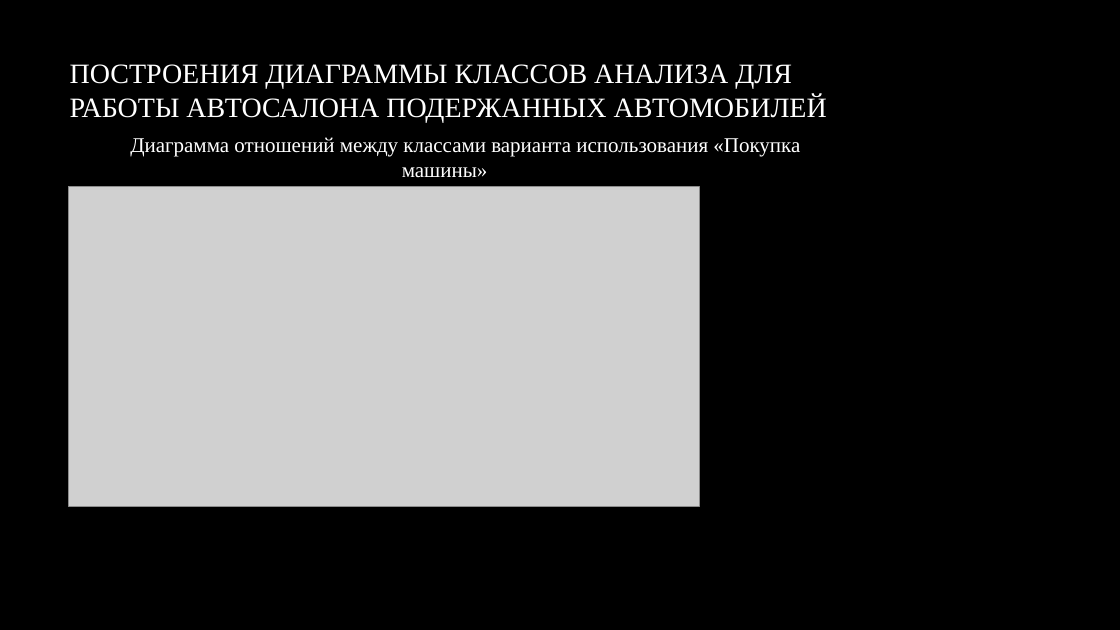
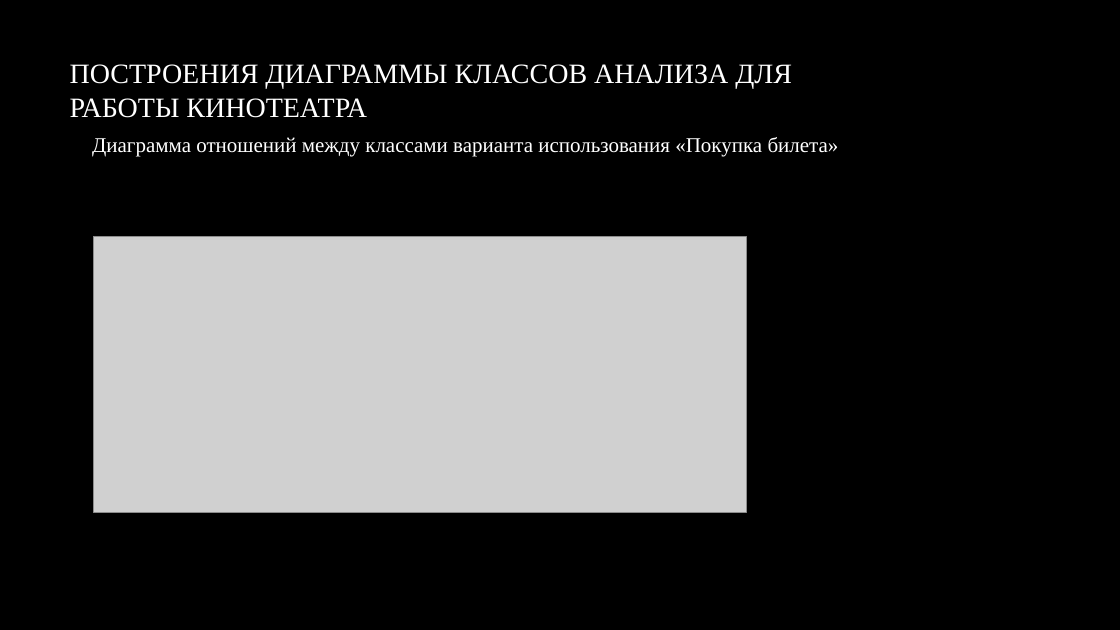
Before and after one commit to baethand/MIREA, a slide deck: slide 5 of sem4/AKMS/пр2_през_Руденко_ИКБО-13-22.pptx (slide 3 before the commit). Drawn at 1120x630 pixels with LibreOffice and Linux fonts; fonts in the diff are those of the drawing; grey boxes stand for pictures; background and template pictures are left out. Boxes give left, top, right and bottom in pixels: in the first picture for what was removed or moved away, otherwise in the second. Text is boxed around its words. In the diff, an @@ line names an element or a change of style, - is before the commit and + after.

```diff
--- a/sem4/AKMS/пр2_през_Руденко_ИКБО-13-22.pptx
+++ b/sem4/AKMS/пр2_през_Руденко_ИКБО-13-22.pptx
@@ title at [70, 64, 792, 118]: text changed @@
-ПОСТРОЕНИЯ ДИАГРАММЫ КЛАССОВ АНАЛИЗА ДЛЯ РАБОТЫ АВТОСАЛОНА ПОДЕРЖАННЫХ АВТОМОБИЛЕЙ
+ПОСТРОЕНИЯ ДИАГРАММЫ КЛАССОВ АНАЛИЗА ДЛЯ РАБОТЫ КИНОТЕАТРА
@@ text at [92, 137, 839, 157]: text changed @@
-Диаграмма отношений между классами варианта использования «Покупка машины»
+Диаграмма отношений между классами варианта использования «Покупка билета»
@@ picture: place and size @@
-picture at [68, 187, 699, 506]
+picture at [93, 236, 746, 513]
```
Also in this commit, not shown: 6 other slides changed, 1 slide added, 1 slide removed, 9 other files.
